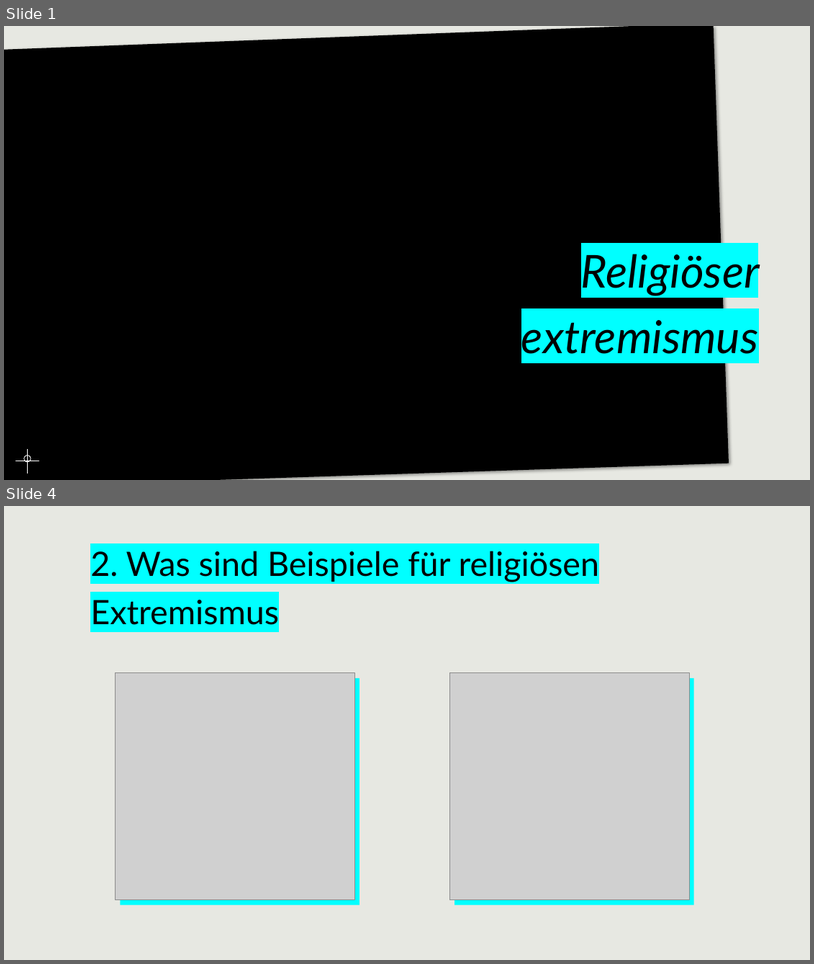
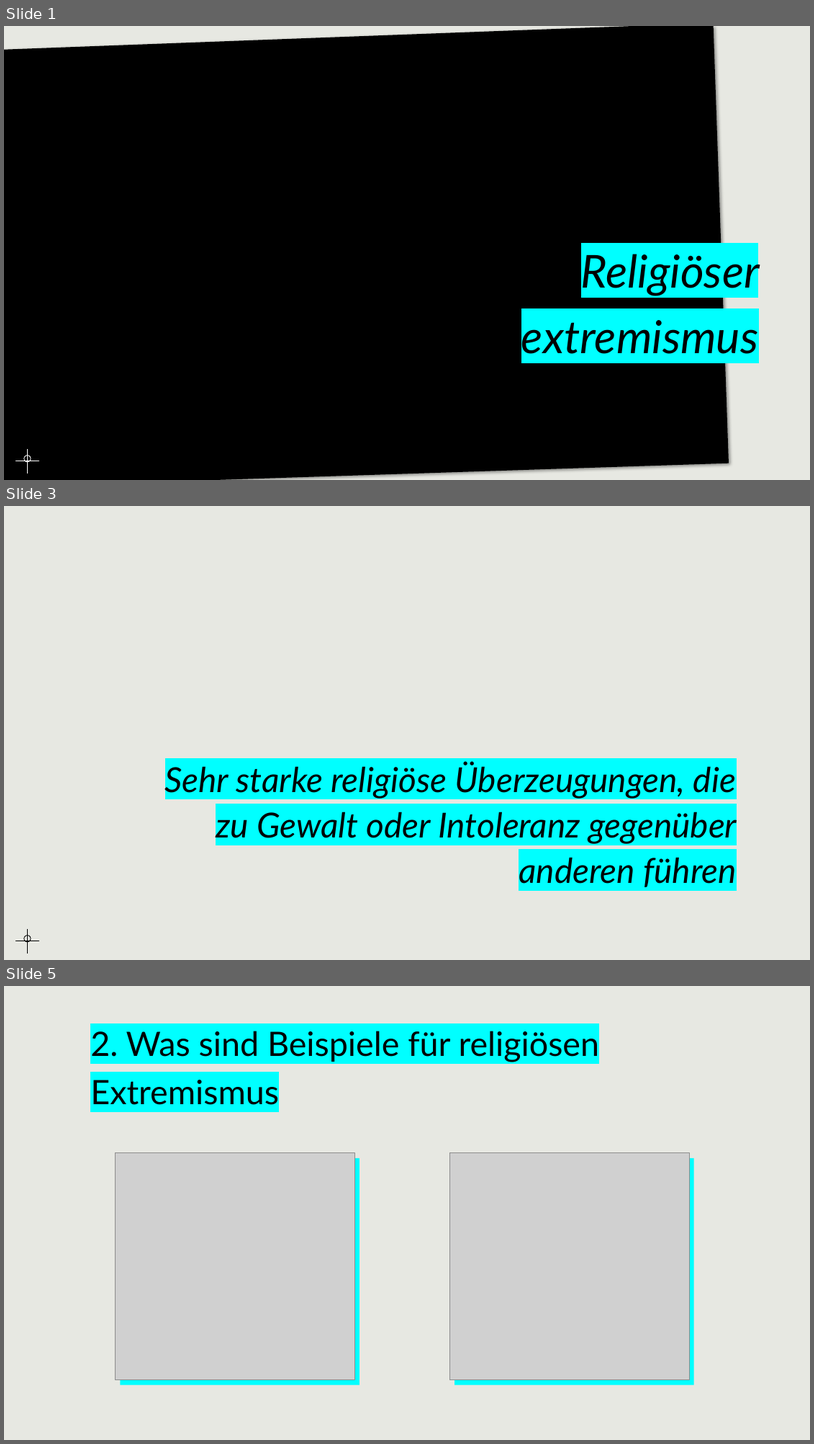
Before and after one commit to APHs-Archive/Lernmaterial, a slide deck: 2. Lehrjahr/PuG/Religiöser Extremismus/Präsentation.pptx. Shown one above the other, each under a label of ours: slides 1 and 4 before the commit, slides 1, 3 and 5 after it; the slides between them are not shown. The pictures are 814x964 and 814x1444 pixels, drawn with LibreOffice and Linux fonts; fonts in the diff are those of the drawing; grey boxes stand for pictures; background and template pictures are left out. Boxes give left, top, right and bottom in pixels: in the first picture for what was removed or moved away, otherwise in the second. Text is boxed around its words. In the diff, an @@ line names an element or a change of style, - is before the commit and + after.

```diff
--- a/2. Lehrjahr/PuG/Religiöser Extremismus/Präsentation.pptx
+++ b/2. Lehrjahr/PuG/Religiöser Extremismus/Präsentation.pptx
@@ slide 3 added at <box>4,506,810,960</box>, background #E7E8E2 @@
@@ title added at <box>165,762,737,887</box>, 41 pt, text #000000, italic @@
+Sehr starke religiöse Überzeugungen, die zu Gewalt oder Intoleranz gegenüber anderen führen
@@ ellipse added at <box>24,935,31,942</box>, outline #000000 0.75 pt @@
@@ line added from (28, 953) to (28, 929), #000000 0.75 pt @@
@@ line added from (16, 941) to (39, 941), #000000 0.75 pt @@
@@ what was slide 4 is now slide 5 @@
```
Also in this commit, not shown: 2 slides changed, 1 other slide added, 1 other file.
